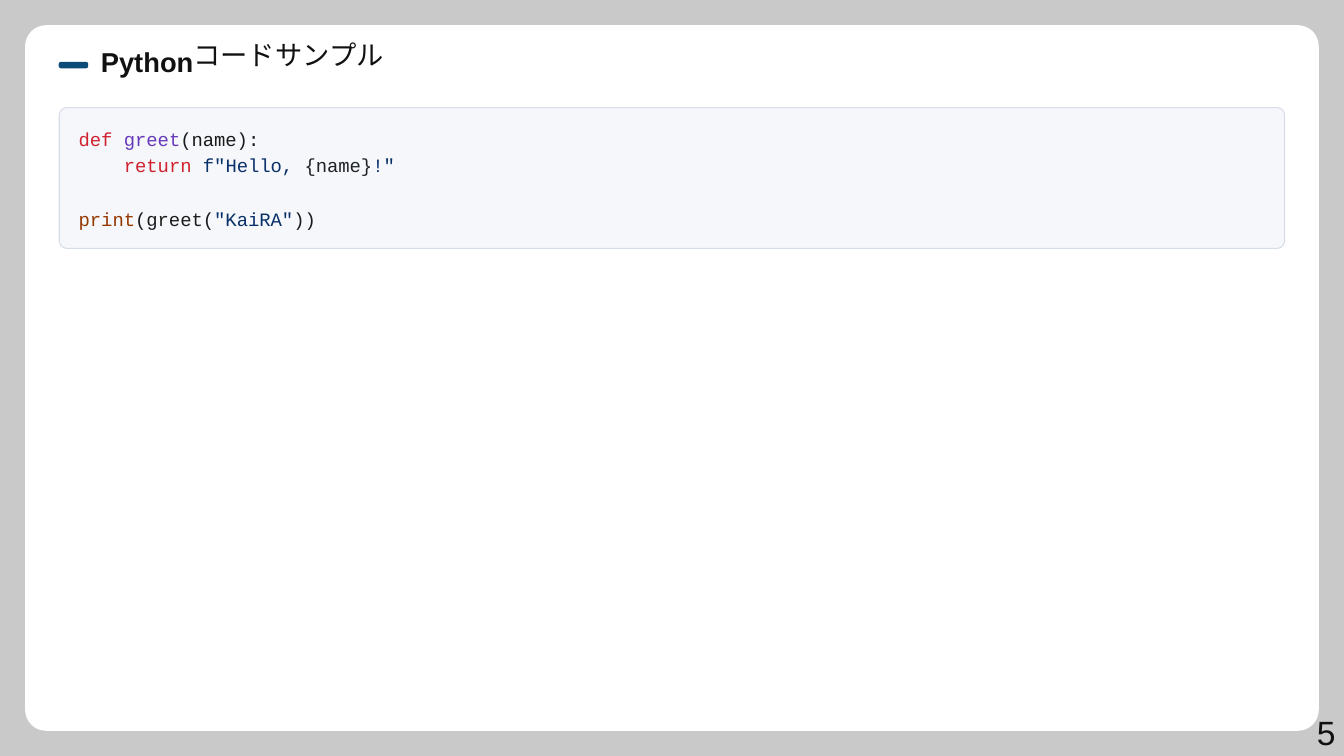
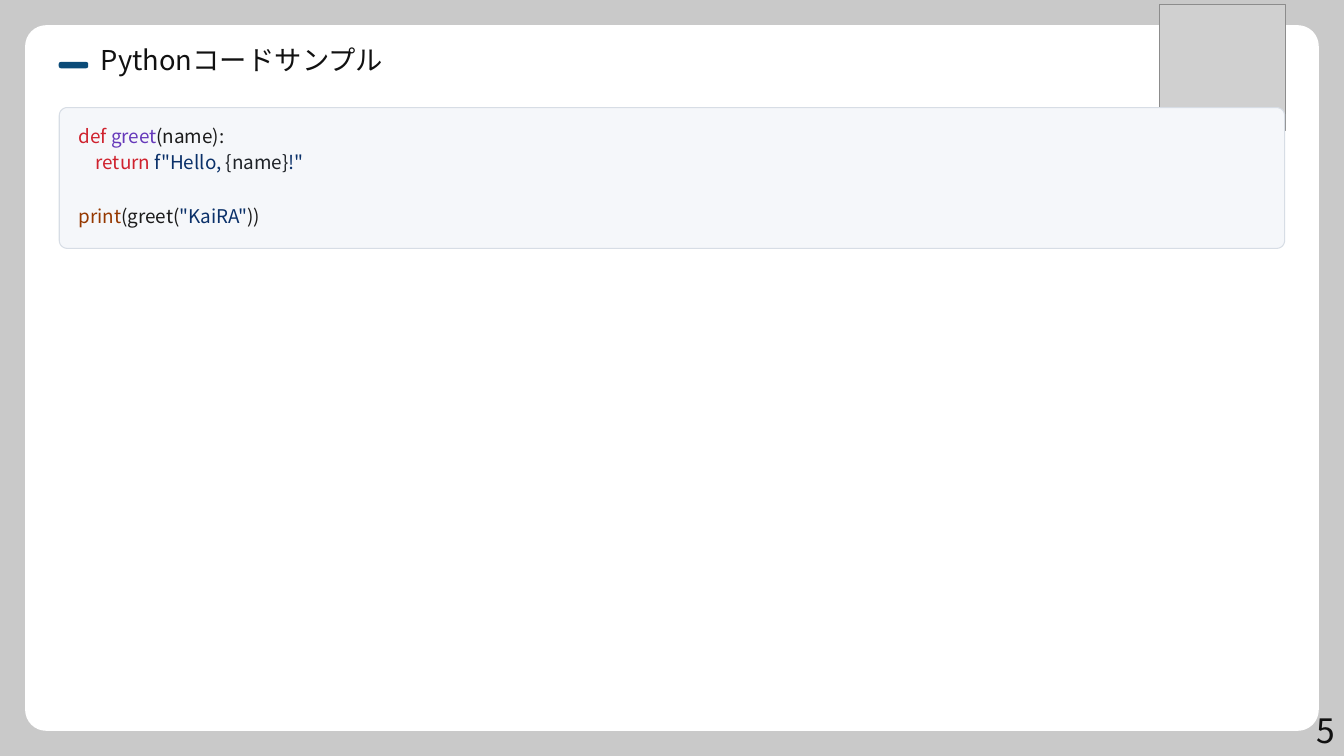
Before and after one commit to syarasyoujyu/create_presentation, a slide deck: slide 5 of prompts/marp-template.pptx. Drawn at 1344x756 pixels with LibreOffice and Linux fonts; fonts in the diff are those of the drawing; grey boxes stand for pictures. Boxes give left, top, right and bottom in pixels: in the first picture for what was removed or moved away, otherwise in the second. Text is boxed around its words. In the diff, an @@ line names an element or a change of style, - is before the commit and + after.

Commit message:
コード関連のエラー修正

```diff
--- a/prompts/marp-template.pptx
+++ b/prompts/marp-template.pptx
@@ picture added at box(1159, 4, 1286, 130) @@
@@ text removed at box(101, 52, 194, 77) @@
-Python
@@ text added at box(101, 47, 383, 77), 19.5 pt, text #111111 @@
+Pythonコードサンプル
@@ text removed at box(193, 42, 384, 67) @@
-コードサンプル
@@ font Courier New to Noto Sans CJK JP in 3 elements at box(79, 127, 224, 148), box(79, 207, 261, 228), box(96, 153, 304, 173) @@
@@ text "return f"Hello, {name}!"": place and size @@
-text "return f"Hello, {name}!"" at box(124, 159, 395, 176)
+text "return f"Hello, {name}!"" at box(96, 153, 304, 173)
@@ text "5" at box(1317, 708, 1336, 744): font Arial to Noto Sans CJK JP @@
```
Also in this commit, not shown: 8 other slides changed, 6 other files.
